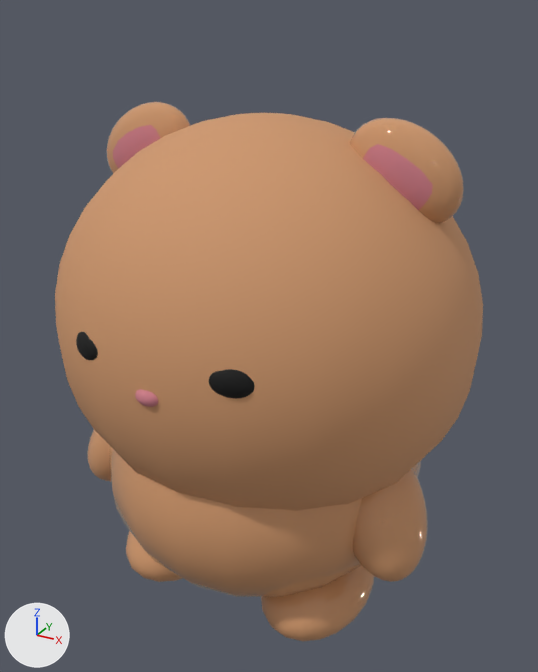
Two versions of the glTF model static/models/bear.glb, one commit apart.
Camera for both pictures: a camera (50 mm lens) standing at (4.3, -7.73, 7.21) and looking at (0.05, 0.0, 3.35). The lights are fixed; the arrows at lower left show +X, +Y and +Z. Where no turn or scale is listed for an object, it has been applied to the vertices. Vertices at the same position are counted once.
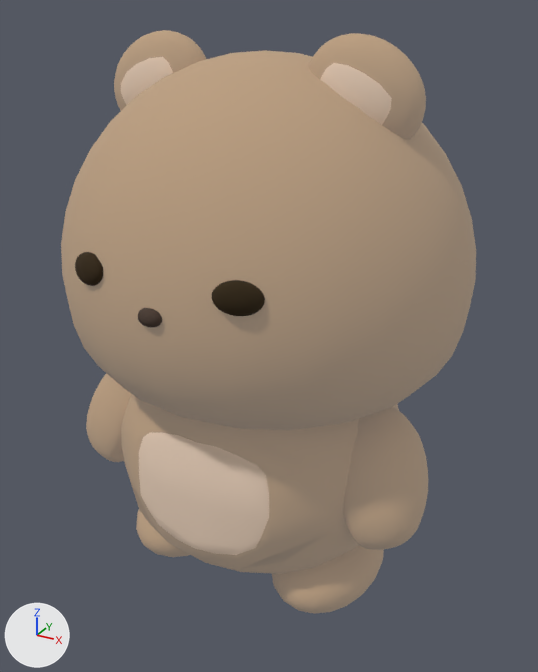
Where the change shows, as pixel boxes [x1, y1, x2, y2] in the pictures (538 x 672 px):
'Mesh_1', deleted: before [55, 113, 483, 511]
'head', added: after [61, 50, 476, 430]
'Mesh_2', reshaped, moved, rescaled: before [109, 446, 421, 597]; after [121, 394, 399, 574]
'hampSphere5', added (brown): after [86, 373, 428, 550]
'hampSphere2.001', added (beige): after [139, 432, 269, 555]
'right_ear', added: after [114, 30, 426, 140]
'Mesh_3', deleted (orange): before [106, 102, 463, 223]
'Mesh_8', deleted: before [353, 468, 428, 582]
'Mesh_5', deleted: before [261, 566, 374, 642]
'right_foot', added (brown): after [272, 545, 384, 614]
'right_ear.001', added (beige): after [121, 57, 392, 125]
'Mesh_4', deleted: before [113, 125, 433, 210]
'right_eye', added (brown): after [212, 280, 265, 316]
'Mesh_6', deleted (orange): before [126, 530, 183, 582]
'Mesh_0', deleted: before [209, 369, 255, 399]
'left_foot', added: after [136, 510, 190, 557]
'Mesh_9', deleted: before [87, 430, 111, 482]
'right_eye1', added (brown): after [75, 252, 103, 286]
'Mesh_10', deleted: before [76, 332, 98, 360]
'pSphere1', added: after [138, 308, 162, 327]
'Mesh_11', deleted: before [135, 389, 158, 407]

Edits to the bpy script that builds the scene:
```text
Change me_mesh_2:
    used by ob_mesh_2; parent = ob_body_3; location = (0.0, 0.0, 0.0)
    remove me_mesh_2.from_pydata(...)  # 382 vertices, 760 faces; spans x -1.0..1.0, y -1.0..1.0, z -1.0..1.0
    remove me_mesh_2.materials.append(mat_material_2)  # orange #cd966b
    add me_mesh_2.from_pydata(...)  # 434 vertices, 828 faces; spans x -1.0..1.0, y -0.95..0.96, z -1.47..1.0
    me_mesh_2 part 1: 380 vertices removed from x -1.0..1.0, y -1.0..1.0, z -1.0..1.0; 432 vertices added at x -1.0..1.0, y -0.95..0.96, z -1.47..1.0
    add me_mesh_2.materials.append(mat_lambert10_006)  # brown #ad8c66
Remove ob_mesh_0:
    ob_mesh_0 = bpy.data.objects.new('Mesh_0', me_mesh_0)
Remove ob_mesh_1:
    ob_mesh_1 = bpy.data.objects.new('Mesh_1', me_mesh_1)
Change ob_mesh_2:
    ob_mesh_2.parent: ob_body_3 -> ob_bear
    ob_mesh_2.location: (0.0, 0.0, 0.0) -> (-0.000253, -0.00229, 2.088)
    ob_mesh_2.scale: (1.0, 1.0, 1.0) -> (1.9, 1.9, 1.19)
Remove ob_mesh_3:
    ob_mesh_3 = bpy.data.objects.new('Mesh_3', me_mesh_3)
Remove ob_mesh_4:
    ob_mesh_4 = bpy.data.objects.new('Mesh_4', me_mesh_4)
Remove ob_mesh_5:
    ob_mesh_5 = bpy.data.objects.new('Mesh_5', me_mesh_5)
Remove ob_mesh_6:
    ob_mesh_6 = bpy.data.objects.new('Mesh_6', me_mesh_6)
Remove ob_mesh_8:
    ob_mesh_8 = bpy.data.objects.new('Mesh_8', me_mesh_8)
Remove ob_mesh_9:
    ob_mesh_9 = bpy.data.objects.new('Mesh_9', me_mesh_9)
Remove ob_mesh_10:
    ob_mesh_10 = bpy.data.objects.new('Mesh_10', me_mesh_10)
Remove ob_mesh_11:
    ob_mesh_11 = bpy.data.objects.new('Mesh_11', me_mesh_11)
Add ob_bear:
    ob_bear = bpy.data.objects.new('bear', None)
    ob_bear.location = (0.0, 0.0, 0.0)
Add ob_hampsphere2_001:
    ob_hampsphere2_001 = bpy.data.objects.new('hampSphere2.001', me_mesh_11_1)  # 64 vertices, 88 faces; spans x -0.93..0.93, y -1.86..-1.54, z -0.87..0.54; in mat_lambert14_001 (beige #e7cfb8)
    ob_hampsphere2_001.location = (0.0, 0.0, 2.09)
Add ob_right_ear_001:
    ob_right_ear_001 = bpy.data.objects.new('right_ear.001', me_mesh_9_1)  # 51 vertices, 66 faces; spans x -3.91..0.59, y -1.0..-0.77, z -0.45..2.78; in mat_lambert14 (beige #e7cfb8)
    ob_right_ear_001.parent = ob_bear
    ob_right_ear_001.location = (1.286, -0.223, 6.411)
    ob_right_ear_001.rotation_euler = (0.0, -0.45, 3.142)  # degrees (0, -26, 180)
    ob_right_ear_001.scale = (-0.683, -0.329, -0.548)
Add ob_right_ear:
    ob_right_ear = bpy.data.objects.new('right_ear', me_mesh_8_1)  # 751 vertices, 1466 faces; spans x -4.27..1.0, y -0.99..1.0, z -1.0..3.19; in mat_lambert10_005 (brown #ad8c66)
    ob_right_ear.parent = ob_bear
    ob_right_ear.location = (1.286, -0.223, 6.411)
    ob_right_ear.rotation_euler = (0.0, -0.45, 3.142)  # degrees (0, -26, 180)
    ob_right_ear.scale = (-0.683, -0.329, -0.548)
Add ob_hampsphere5:
    ob_hampsphere5 = bpy.data.objects.new('hampSphere5', me_mesh_7_1)  # 3044 vertices, 6080 faces; spans x -4.27..0.65, y -0.66..0.65, z -0.81..0.8; in mat_lambert10_004 (brown #ad8c66)
    ob_hampsphere5.location = (1.76, -0.44, 2.04)
Add ob_psphere1:
    ob_psphere1 = bpy.data.objects.new('pSphere1', me_mesh_6_1)  # a UV sphere (20 segments, 20 rings, poles along z) spanning x -0.139..0.139, y -0.093..0.093, z -0.098..0.098; in mat_phonge1 (brown #514137)
    ob_psphere1.location = (0.0, -2.34, 4.43)
Add ob_right_eye1:
    ob_right_eye1 = bpy.data.objects.new('right_eye1', me_mesh_5_1)  # 382 vertices, 760 faces; spans x -0.234..0.234, y -0.043..0.252, z -0.169..0.169; in mat_phong3_001 (brown #40311c)
    ob_right_eye1.location = (-0.9, -2.25, 4.73)
Add ob_left_foot:
    ob_left_foot = bpy.data.objects.new('left_foot', me_mesh_3_1)  # a UV sphere (20 segments, 20 rings, poles along z) spanning x -0.7..0.7, y -1.0..1.0, z -0.5..0.5; in mat_lambert10_002 (brown #ad8c66)
    ob_left_foot.location = (-1.07, -0.31, 0.48)
Add ob_right_foot:
    ob_right_foot = bpy.data.objects.new('right_foot', me_mesh_2_1)  # a UV sphere (20 segments, 20 rings, poles along z) spanning x -0.7..0.7, y -1.0..1.0, z -0.5..0.5; in mat_lambert10_001 (brown #ad8c66)
    ob_right_foot.location = (1.13, -0.31, 0.48)
Add ob_head:
    ob_head = bpy.data.objects.new('head', me_mesh_1_1)  # 382 vertices, 760 faces; spans x -2.55..2.55, y -2.36..2.36, z -1.95..2.17; in mat_lambert10 (brown #ad8c66)
    ob_head.location = (0.0, 0.0, 4.62)
Add ob_right_eye:
    ob_right_eye = bpy.data.objects.new('right_eye', me_mesh_0_1)  # 382 vertices, 760 faces; spans x -0.229..0.229, y -0.049..0.258, z -0.17..0.17; in mat_phong3 (brown #40321c)
    ob_right_eye.location = (0.9, -2.25, 4.73)
```
